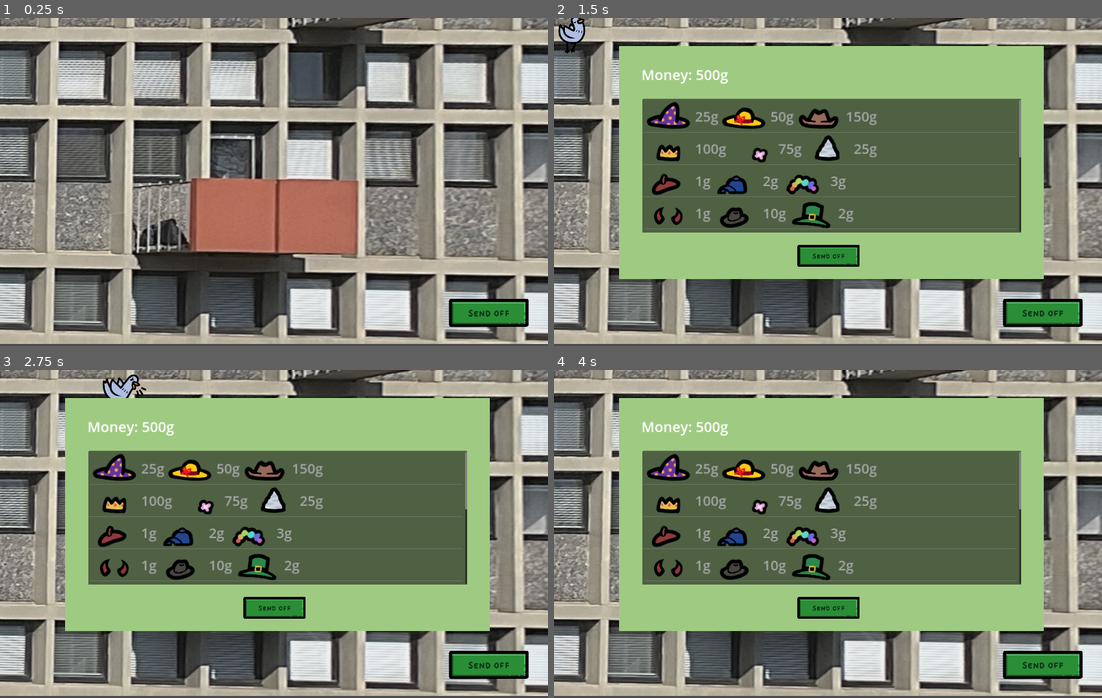
Above: before the commit, frames 1-4 (two rows, left to right).
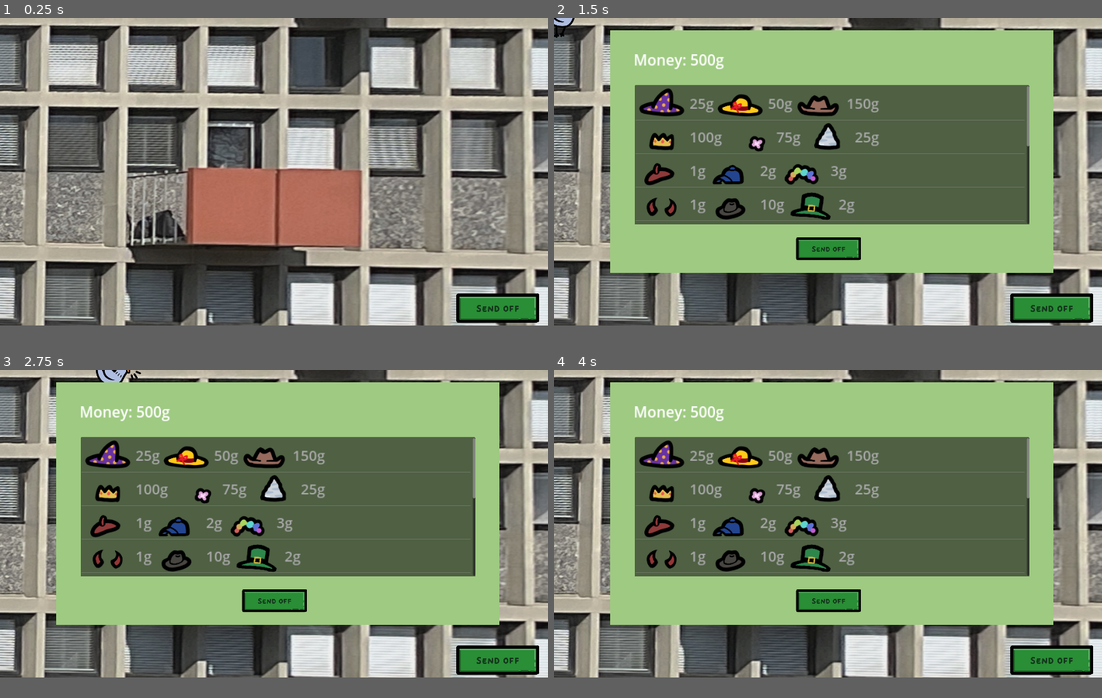
Above: after the commit, the same moments.

Repository: CharredCoall/DIS-WebApp
Game: Godot game, scene res://hotel.tscn
Same seed, same stepped clock (60 frames per second), same inputs: the game is played once before the commit and once after it.
Inputs (mouse positions are in pixels of both pictures, inside the frame that each line leads up to; where the layout moved, square brackets give the same spot in the first picture):
- Up to frame 1 (0.25 s): no input
- Up to frame 2 (1.5 s): click "Money: 500g" at 0.5 s; click (828, 264) [828, 257] at 1.25 s
- Up to frame 3 (2.75 s): click (43, 373) [49, 389] at 2 s
- Up to frame 4 (4 s): hold Right (right) 2.78-3.53 s; tap E (Random_E) at 2.85 s; hold Left (left) from 3.53 s (still down); tap Q (Random_Q) at 3.6 s
In our replay, the window is 800x480 before the commit and 800x450 after it. These sizes can differ from the game's own. Grey fills any space a smaller window leaves; there, only what the larger window draws over its background counts as a difference.

The runs differ from the first frame. In frame 1, 60% of the frame differs, in the area x 0-100%, y 0-100%; in frame 2, 47%; in frame 3, 47%; in frame 4, 47%.

Commit message:
Clicker gang shit
Gang gang

Diff:
--- a/Godot/end_screen.tscn
+++ b/Godot/end_screen.tscn
@@ -51,18 +51,15 @@
 }]
 
 [node name="EndScene" type="Node2D"]
-visible = false
 
 [node name="Background" type="Sprite2D" parent="."]
-position = Vector2(1000, 600)
-scale = Vector2(1.04167, 1.11111)
+position = Vector2(960, 540)
 texture = ExtResource("1_f8e3x")
 
 [node name="EndManager" type="Node" parent="."]
 script = ExtResource("2_g2lfl")
 
 [node name="AnnounceLabel" type="Label" parent="EndManager"]
-visible = false
 offset_left = 24.0
 offset_top = -64.0
 offset_right = 1976.0
@@ -74,54 +71,49 @@
 horizontal_alignment = 1
 
 [node name="ScoreLabel" type="Label" parent="EndManager"]
-visible = false
 offset_left = 48.0
-offset_top = 336.0
+offset_top = 296.0
 offset_right = 580.0
-offset_bottom = 609.0
+offset_bottom = 569.0
 theme_override_colors/font_outline_color = Color(0, 0, 0, 1)
 theme_override_constants/outline_size = 50
 theme_override_font_sizes/font_size = 200
 text = "Score"
 
 [node name="LevelUpLabel" type="Label" parent="EndManager"]
-visible = false
 offset_left = 48.0
-offset_top = 592.0
+offset_top = 552.0
 offset_right = 874.0
-offset_bottom = 865.0
+offset_bottom = 825.0
 theme_override_colors/font_outline_color = Color(0, 0, 0, 1)
 theme_override_constants/outline_size = 50
 theme_override_font_sizes/font_size = 200
 text = "Level Up"
 
 [node name="LevelsLabel" type="Label" parent="EndManager"]
-visible = false
-offset_left = 56.0
-offset_top = 848.0
-offset_right = 654.0
-offset_bottom = 1121.0
+offset_left = 48.0
+offset_top = 808.0
+offset_right = 646.0
+offset_bottom = 1081.0
 theme_override_colors/font_outline_color = Color(0, 0, 0, 1)
 theme_override_constants/outline_size = 50
 theme_override_font_sizes/font_size = 200
 text = "Levels"
 
 [node name="GoBackToMenu" type="TextureButton" parent="EndManager"]
-visible = false
-offset_left = 1744.0
-offset_top = 952.0
-offset_right = 1896.0
-offset_bottom = 1098.0
-scale = Vector2(1.5, 1.5)
+offset_left = 1680.0
+offset_top = 848.0
+offset_right = 1832.0
+offset_bottom = 994.0
+scale = Vector2(1.4, 1.4)
 focus_mode = 1
 texture_normal = ExtResource("3_awavq")
 texture_hover = ExtResource("4_ulp6m")
 
 [node name="Goober" type="Sprite2D" parent="EndManager"]
-visible = false
 
 [node name="AnimatedGoober" type="AnimatedSprite2D" parent="EndManager/Goober"]
-position = Vector2(1312, 672)
+position = Vector2(1304, 640)
 scale = Vector2(0.75, 0.75)
 sprite_frames = SubResource("SpriteFrames_xryh3")
 animation = &"Munch"
--- a/Godot/game.tscn
+++ b/Godot/game.tscn
@@ -91,8 +91,8 @@
 [node name="Game" type="Node2D"]
 
 [node name="Background" type="Sprite2D" parent="."]
-position = Vector2(1000, 600)
-scale = Vector2(1.04167, 1.11111)
+position = Vector2(960, 540)
+scale = Vector2(1, 1)
 texture = ExtResource("1_tukf1")
 
 [node name="GameManager" type="Node" parent="."]
@@ -100,7 +100,7 @@
 script = ExtResource("1_dya7i")
 
 [node name="Munch" type="Sprite2D" parent="GameManager"]
-position = Vector2(936, 624)
+position = Vector2(832, 592)
 scale = Vector2(0.75, 0.75)
 texture = ExtResource("3_nih1l")
 script = ExtResource("23_tksfb")
@@ -108,17 +108,17 @@
 [node name="Node2D" type="Node2D" parent="GameManager"]
 
 [node name="AnimatedSprite2D" type="AnimatedSprite2D" parent="GameManager/Node2D"]
-position = Vector2(1208, 640)
+position = Vector2(1120, 616)
 scale = Vector2(0.75, 0.75)
 sprite_frames = SubResource("SpriteFrames_bjp1q")
 animation = &"Munch"
 autoplay = "Idle"
 
 [node name="InstructionLabel" type="Label" parent="GameManager"]
-offset_left = 88.0
-offset_top = 888.0
-offset_right = 245.0
-offset_bottom = 1161.0
+offset_left = 80.0
+offset_top = 760.0
+offset_right = 237.0
+offset_bottom = 1033.0
 theme_override_colors/font_color = Color(0, 0, 0, 1)
 theme_override_colors/font_outline_color = Color(0.999999, 0.118942, 0.768699, 1)
 theme_override_constants/outline_size = 50
@@ -144,10 +144,10 @@
 metadata/_edit_use_anchors_ = true
 
 [node name="Health_Label" type="Label" parent="GameManager"]
-offset_left = 664.0
-offset_top = 424.0
-offset_right = 941.0
-offset_bottom = 629.0
+offset_left = 568.0
+offset_top = 482.0
+offset_right = 845.0
+offset_bottom = 687.0
 theme_override_colors/font_color = Color(1, 1, 1, 1)
 theme_override_colors/font_outline_color = Color(1, 0, 0, 1)
 theme_override_constants/outline_size = 35
@@ -160,10 +160,10 @@
 autostart = true
 
 [node name="TimerLabel" type="Label" parent="GameManager/GameTimer"]
-offset_left = 1744.0
-offset_top = -30.0
-offset_right = 1972.0
-offset_bottom = 243.0
+offset_left = 1664.0
+offset_top = -24.0
+offset_right = 1892.0
+offset_bottom = 249.0
 theme_override_colors/font_outline_color = Color(0, 0, 0, 1)
 theme_override_constants/outline_size = 50
 theme_override_font_sizes/font_size = 200
--- a/Godot/project.godot
+++ b/Godot/project.godot
@@ -21,8 +21,8 @@
 
 [display]
 
-window/size/viewport_width=2000
-window/size/viewport_height=1200
+window/size/viewport_width=1920
+window/size/viewport_height=1080
 window/size/mode=2
 window/stretch/mode="canvas_items"
 
--- a/Godot/scripts/GameManager.gd
+++ b/Godot/scripts/GameManager.gd
@@ -14,7 +14,7 @@
 var score = 10
 var characters = ["Q", "W", "E"]
 var random_char:String
-var positions = [Vector2(80,250), Vector2(1100,40), Vector2(1500,40), Vector2(1750,330), Vector2(1750,815), Vector2(88,888), Vector2(88,488)]
+var positions = [Vector2(80,250), Vector2(1100,40), Vector2(1500,40), Vector2(1650,330), Vector2(1650,760), Vector2(88, 760), Vector2(88,488)]
 var random_pos:Vector2
 var con:int = 89
 var chance:int = 21
